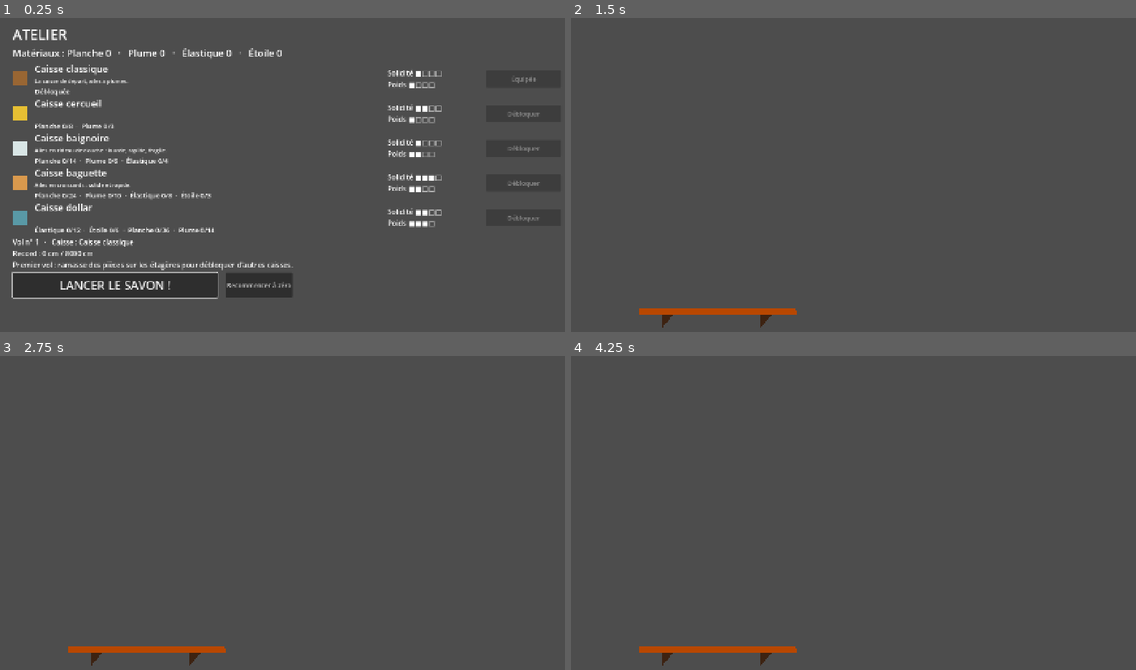
Above: before the commit, frames 1-4 (two rows, left to right).
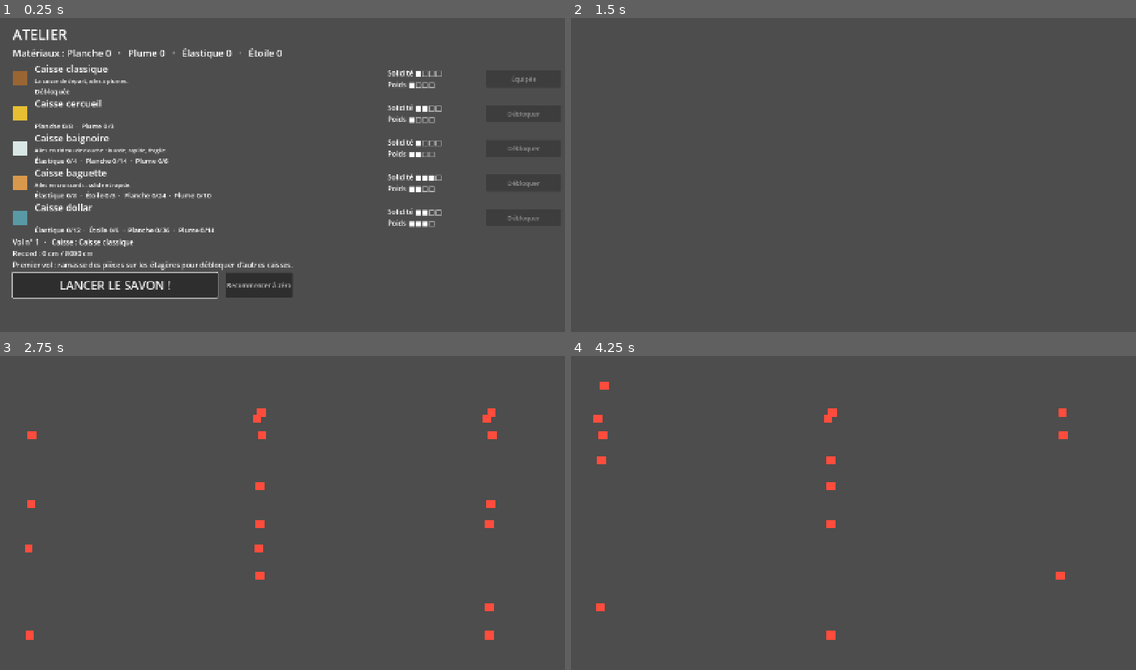
Above: after the commit, the same moments.

Repository: atostivint/LesAilesEtLaCaisse
Game: Godot game, scene res://scenes/atelier.tscn
Two runs of this game, one before a commit and one after it. Both use one fixed random seed, a clock stepped at 60 frames per second and the inputs below.
Inputs (mouse positions are in pixels of both pictures, inside the frame that each line leads up to):
- Up to frame 1 (0.25 s): no input
- Up to frame 2 (1.5 s): click "LANCER LE SAVON !" at 0.5 s; move the mouse to (983, 162) at 1.27 s; hold Space (thrust) from 1.28 s (still down); click (983, 162) at 1.42 s
- Up to frame 3 (2.75 s): move the mouse to (169, 534) at 2.02 s; release Space (thrust) at 2.03 s
- Up to frame 4 (4.25 s): move the mouse to (915, 447) at 2.77 s; hold Space (thrust) from 2.78 s (still down); move the mouse to (830, 582) at 3.52 s; click (830, 582) at 3.67 s

The runs differ from the first frame. In frame 1, 0.5% of the frame differs, in the area x 6-38%, y 44-58%; in frame 2, 0.7%; in frame 3, 1.4%, in the area x 4-88%, y 16-99%; in frame 4, 1.2%.
Error before the commit: Invalid assignment of property or key 'cruise_speed' with value of type 'int' on a base object of type 'null instance'. (res://scenes/level.gd:11)

Commit message:
Spawn traps

Diff:
--- a/data/crates/baguette.tres
+++ b/data/crates/baguette.tres
@@ -1,20 +1,20 @@
-[gd_resource type="Resource" script_class="CrateData" load_steps=3 format=3]
+[gd_resource type="Resource" script_class="CrateData" format=3 uid="uid://dtk8misujmp7y"]
 
-[ext_resource type="Script" path="res://scripts/crate_data.gd" id="1"]
+[ext_resource type="Script" uid="uid://f6gyud804v5v" path="res://scripts/crate_data.gd" id="1"]
 [ext_resource type="Texture2D" uid="uid://bydgpmjme48q1" path="res://artwork/sprites/caisse_pain.svg" id="2_tex"]
 
 [resource]
 script = ExtResource("1")
-texture = ExtResource("2_tex")
 id = "baguette"
 nom = "Caisse baguette"
 desc = "Ailes en croissants : solide et rapide."
 solidite = 3
 poids = 2
 cost = {
+"elastique": 8,
+"etoile": 3,
 "planche": 24,
-"plume": 10,
-"elastique": 8,
-"etoile": 3
+"plume": 10
 }
 color = Color(0.85, 0.6, 0.3, 1)
+texture = ExtResource("2_tex")
--- a/data/crates/baignoire.tres
+++ b/data/crates/baignoire.tres
@@ -1,19 +1,18 @@
-[gd_resource type="Resource" script_class="CrateData" load_steps=3 format=3]
+[gd_resource type="Resource" script_class="CrateData" format=3 uid="uid://duyciki3gkjo8"]
 
-[ext_resource type="Script" path="res://scripts/crate_data.gd" id="1"]
+[ext_resource type="Script" uid="uid://f6gyud804v5v" path="res://scripts/crate_data.gd" id="1"]
 [ext_resource type="Texture2D" uid="uid://2xe6unqnhprn" path="res://artwork/sprites/caisse_baignoire.svg" id="2_tex"]
 
 [resource]
 script = ExtResource("1")
-texture = ExtResource("2_tex")
 id = "baignoire"
 nom = "Caisse baignoire"
 desc = "Ailes en rideau de douche : lourde, rapide, fragile."
-solidite = 1
 poids = 2
 cost = {
+"elastique": 4,
 "planche": 14,
-"plume": 6,
-"elastique": 4
+"plume": 6
 }
 color = Color(0.85, 0.9, 0.9, 1)
+texture = ExtResource("2_tex")
--- a/data/crates/cercueil.tres
+++ b/data/crates/cercueil.tres
@@ -5,7 +5,6 @@
 
 [resource]
 script = ExtResource("1")
-texture = ExtResource("2_tex")
 id = "cercueil"
 nom = "Caisse cercueil"
 solidite = 2
@@ -14,3 +13,4 @@
 "plume": 3
 }
 color = Color(0.9, 0.75, 0.2, 1)
+texture = ExtResource("2_tex")
--- a/data/crates/classique.tres
+++ b/data/crates/classique.tres
@@ -1,15 +1,12 @@
-[gd_resource type="Resource" script_class="CrateData" load_steps=3 format=3]
+[gd_resource type="Resource" script_class="CrateData" format=3 uid="uid://bni600guymhj5"]
 
-[ext_resource type="Script" path="res://scripts/crate_data.gd" id="1"]
+[ext_resource type="Script" uid="uid://f6gyud804v5v" path="res://scripts/crate_data.gd" id="1"]
 [ext_resource type="Texture2D" uid="uid://csi3oliukyfc0" path="res://artwork/sprites/caisse_savon.svg" id="2_tex"]
 
 [resource]
 script = ExtResource("1")
-texture = ExtResource("2_tex")
 id = "classique"
 nom = "Caisse classique"
 desc = "La caisse de départ, ailes à plumes."
-solidite = 1
-poids = 1
-cost = {}
 color = Color(0.6, 0.4, 0.2, 1)
+texture = ExtResource("2_tex")
--- a/data/crates/dollar.tres
+++ b/data/crates/dollar.tres
@@ -5,7 +5,6 @@
 
 [resource]
 script = ExtResource("1")
-texture = ExtResource("2_tex")
 id = "dollar"
 nom = "Caisse dollar"
 solidite = 2
@@ -17,3 +16,4 @@
 "plume": 14
 }
 color = Color(0.35, 0.6, 0.65, 1)
+texture = ExtResource("2_tex")
--- a/scenes/level.gd
+++ b/scenes/level.gd
@@ -1,17 +1,43 @@
 extends Node2D
 
-@export var cruise_speed = 30000
+@export var cruise_speed = 70000
 @export var gravity = 2000
 @export var jet_thrust = 4000
 
 @onready var soap = $Soap
 @onready var cam = $Camera2D
 
+@export var trap_timer_init: float = 0.5
+
+@export_range(0, 12) var min_traps_per_spawn := 3
+@export_range(0, 12) var max_traps_per_spawn := 7
+
+var trap_spawners: Array
+
+var TRAP = preload("res://scenes/trap.tscn")
+
 func _ready() -> void:
 	soap.cruise_speed = cruise_speed
 	soap.gravity = gravity
 	soap.jet_thrust = jet_thrust
 
+	trap_spawners = %TrapsSpawnerGroup.get_children()
+	%TrapTimer.wait_time = trap_timer_init
+
 
 func _physics_process(delta: float) -> void:
 	cam.position.x += soap.velocity.x * delta
+	%TrapsSpawnerGroup.position.x += soap.velocity.x * delta
+
+func spawn_trap():
+	var used_spawners: Array[Node2D] = []
+	var spawn_count := randi_range(min_traps_per_spawn, max_traps_per_spawn)
+	for _i in range(spawn_count):
+		var spawner: Node2D = trap_spawners.pick_random()
+		while spawner in used_spawners:
+			spawner = trap_spawners.pick_random()
+		used_spawners.append(spawner)
+
+		var trap = TRAP.instantiate()
+		trap.global_position = spawner.global_position
+		add_child(trap)
--- a/scenes/level.tscn
+++ b/scenes/level.tscn
@@ -6,12 +6,64 @@
 
 [node name="Level" type="Node2D" unique_id=1548918624]
 script = ExtResource("1_2q6dc")
+gravity = 4000
+jet_thrust = 8000
 
 [node name="Soap" parent="." unique_id=674192252 instance=ExtResource("2_w7c3h")]
-position = Vector2(210, 661)
+position = Vector2(187, 608)
 
 [node name="Shelf" parent="." unique_id=1178975091 instance=ExtResource("3_w8frs")]
-position = Vector2(174, 737)
+position = Vector2(155, 630)
 
 [node name="Camera2D" type="Camera2D" parent="." unique_id=1352944768]
 position = Vector2(731, 409)
+
+[node name="TrapsSpawnerGroup" type="Polygon2D" parent="." unique_id=1986952392]
+unique_name_in_owner = true
+position = Vector2(1429, 32)
+color = Color(1, 0.089999974, 0.089999974, 0)
+polygon = PackedVector2Array(-46, -4, -43, 763, 27, 763, 30, -10)
+
+[node name="TrapSpawner" type="Polygon2D" parent="TrapsSpawnerGroup" unique_id=1346706789]
+position = Vector2(-8, 115)
+color = Color(0, 1, 0.20000005, 0)
+polygon = PackedVector2Array(-24, -23, -30, 29, 17, 26, 24, -17)
+
+[node name="TrapSpawner3" type="Node2D" parent="TrapsSpawnerGroup" unique_id=252292361]
+position = Vector2(2, 333)
+
+[node name="TrapSpawner6" type="Node2D" parent="TrapsSpawnerGroup" unique_id=1815037865]
+position = Vector2(0, 384)
+
+[node name="TrapSpawner7" type="Node2D" parent="TrapsSpawnerGroup" unique_id=1010639814]
+position = Vector2(-4, 445)
+
+[node name="TrapSpawner8" type="Node2D" parent="TrapsSpawnerGroup" unique_id=1543212575]
+position = Vector2(-2, 594)
+
+[node name="TrapSpawner9" type="Node2D" parent="TrapsSpawnerGroup" unique_id=1254787786]
+position = Vector2(0, 287)
+
+[node name="TrapSpawner10" type="Node2D" parent="TrapsSpawnerGroup" unique_id=66283042]
+position = Vector2(1, 222)
+
+[node name="TrapSpawner11" type="Node2D" parent="TrapsSpawnerGroup" unique_id=309613102]
+position = Vector2(5, 159)
+
+[node name="TrapSpawner12" type="Node2D" parent="TrapsSpawnerGroup" unique_id=167362076]
+position = Vector2(4, 101)
+
+[node name="TrapSpawner13" type="Node2D" parent="TrapsSpawnerGroup" unique_id=474345893]
+position = Vector2(8, 33)
+
+[node name="TrapSpawner4" type="Node2D" parent="TrapsSpawnerGroup" unique_id=1439355161]
+position = Vector2(-1, 515)
+
+[node name="TrapSpawner5" type="Node2D" parent="TrapsSpawnerGroup" unique_id=27981436]
+position = Vector2(-1, 665)
+
+[node name="TrapTimer" type="Timer" parent="." unique_id=1938932720]
+unique_name_in_owner = true
+autostart = true
+
+[connection signal="timeout" from="TrapTimer" to="." method="spawn_trap"]
--- a/scenes/shelf.tscn
+++ b/scenes/shelf.tscn
@@ -5,21 +5,32 @@
 [node name="Shelf" type="StaticBody2D" unique_id=1763206019]
 script = ExtResource("1_shelf")
 
-[node name="CollisionPolygon2D" type="CollisionPolygon2D" parent="." unique_id=1756378512]
-polygon = PackedVector2Array(1, 14, 401, 14, 400, 0, 1, -1)
-
 [node name="BracketLeft" type="Polygon2D" parent="." unique_id=1016831617]
 show_behind_parent = true
-position = Vector2(60, 14)
+position = Vector2(72.00001, 10)
+rotation = 0.1280835
 color = Color(0.243, 0.141, 0.071, 1)
 polygon = PackedVector2Array(0, 0, 30, 0, 0, 36)
 
 [node name="BracketRight" type="Polygon2D" parent="." unique_id=899446301]
 show_behind_parent = true
-position = Vector2(310, 14)
+position = Vector2(273, 73.00001)
+rotation = 0.3538683
 color = Color(0.243, 0.141, 0.071, 1)
 polygon = PackedVector2Array(0, 0, 30, 0, 0, 36)
 
 [node name="Polygon2D" type="Polygon2D" parent="." unique_id=2139453341]
+position = Vector2(0.78499997, 0)
+scale = Vector2(0.215, 1)
 color = Color(0.7224448, 0.28029668, 0, 1)
 polygon = PackedVector2Array(1, -1, 1, 14, 401, 14, 399, 0)
+
+[node name="Polygon2D2" type="Polygon2D" parent="." unique_id=1090461351]
+position = Vector2(84, 0)
+rotation = 0.5770447
+scale = Vector2(0.215, 1)
+color = Color(0.7224448, 0.28029668, 0, 1)
+polygon = PackedVector2Array(1, -1, 1, 14, 1059.0195, -47.985657, 1050.9653, -67.14294)
+
+[node name="CollisionPolygon2D" type="CollisionPolygon2D" parent="." unique_id=113067279]
+polygon = PackedVector2Array(1, 1, 1, 13, 80, 13, 301, 84, 310, 67, 84, -1)
--- a/scenes/soap.tscn
+++ b/scenes/soap.tscn
@@ -4,20 +4,6 @@
 
 [sub_resource type="RectangleShape2D" id="RectangleShape2D_soap"]
 size = Vector2(56, 38)
-[ext_resource type="Texture2D" uid="uid://dtaqxwt3eml0l" path="res://artwork/sprites/aile_gauche.svg" id="t_aile_gauche"]
-[ext_resource type="Texture2D" uid="uid://b27rq47akl4pl" path="res://artwork/sprites/aile_droite.svg" id="t_aile_droite"]
-[ext_resource type="Texture2D" uid="uid://codbfaocqrx5e" path="res://artwork/sprites/savon_bleu_fond.svg" id="t_fond"]
-[ext_resource type="Texture2D" uid="uid://bys3of372vlaj" path="res://artwork/sprites/savon_bleu_contour.svg" id="t_contour"]
-[ext_resource type="Texture2D" uid="uid://dxopa0kyyetjg" path="res://artwork/sprites/savon_bleu_reflet.svg" id="t_reflet"]
-[ext_resource type="Texture2D" uid="uid://b48vn28w7brq0" path="res://artwork/sprites/savon_bleu_sangles.svg" id="t_sangles"]
-[ext_resource type="Texture2D" uid="uid://cxuba43e4c00v" path="res://artwork/sprites/savon_bleu_yeux_blancs.svg" id="t_yeux"]
-[ext_resource type="Texture2D" uid="uid://lupppk2b8v83" path="res://artwork/sprites/savon_bleu_pupille_gauche.svg" id="t_pg"]
-[ext_resource type="Texture2D" uid="uid://dy3thawbe65cp" path="res://artwork/sprites/savon_bleu_pupille_droite.svg" id="t_pd"]
-[ext_resource type="Texture2D" uid="uid://bmacnqyvlkylp" path="res://artwork/sprites/savon_bleu_bouche_grimace.svg" id="t_grimace"]
-[ext_resource type="Texture2D" uid="uid://cndr5p0jcu7uf" path="res://artwork/sprites/savon_bleu_bouche_sourire.svg" id="t_sourire"]
-[ext_resource type="Texture2D" uid="uid://c0c43ouj35xis" path="res://artwork/sprites/savon_bleu_bouche_moue.svg" id="t_moue"]
-[ext_resource type="Texture2D" uid="uid://bx5n4ni7fnnxw" path="res://artwork/sprites/savon_bleu_bouche_inquiete.svg" id="t_inquiete"]
-[ext_resource type="Texture2D" uid="uid://ts2qb5sliieh" path="res://artwork/sprites/savon_bleu_bouche_surprise.svg" id="t_surprise"]
 
 [sub_resource type="Animation" id="Animation_blink"]
 resource_name = "blink"
@@ -42,110 +28,31 @@
 }
 
 [node name="Soap" type="CharacterBody2D" unique_id=674192252]
+modulate = Color(1, 1, 1, 0.35)
 script = ExtResource("1_3de1x")
 
 [node name="CollisionShape2D" type="CollisionShape2D" parent="." unique_id=795917749]
 shape = SubResource("RectangleShape2D_soap")
-[sub_resource type="Animation" id="Animation_flap"]
-resource_name = "flap"
-length = 0.5
-loop_mode = 1
-tracks/0/type = "value"
-tracks/0/imported = false
-tracks/0/enabled = true
-tracks/0/path = NodePath("Visuals/AileGauche:rotation")
-tracks/0/interp = 2
-tracks/0/loop_wrap = true
-tracks/0/keys = {
-"times": PackedFloat32Array(0, 0.25, 0.5),
-"transitions": PackedFloat32Array(1, 1, 1),
-"update": 0,
-"values": [0.45, -0.35, 0.45]
-}
-tracks/1/type = "value"
-tracks/1/imported = false
-tracks/1/enabled = true
-tracks/1/path = NodePath("Visuals/AileDroite:rotation")
-tracks/1/interp = 2
-tracks/1/loop_wrap = true
-tracks/1/keys = {
-"times": PackedFloat32Array(0, 0.25, 0.5),
-"transitions": PackedFloat32Array(1, 1, 1),
-"update": 0,
-"values": [-0.45, 0.35, -0.45]
-}
 
-[sub_resource type="AnimationLibrary" id="AnimationLibrary_wings"]
-_data = {
-&"flap": SubResource("Animation_flap")
-}
+[node name="Crate" type="Polygon2D" parent="." unique_id=1679724855]
+color = Color(0.6, 0.4, 0.2, 1)
+polygon = PackedVector2Array(-46, -30, -10, -30, -10, -6, -46, -6)
 
-[node name="Soap" type="Node2D" unique_id=674192252]
-modulate = Color(1, 1, 1, 1)
-script = ExtResource("1_script")
-mouths = Array[Texture2D]([ExtResource("t_grimace"), ExtResource("t_sourire"), ExtResource("t_moue"), ExtResource("t_inquiete"), ExtResource("t_surprise")])
+[node name="Wing" type="Polygon2D" parent="." unique_id=295543357]
+color = Color(0.97, 0.97, 0.9, 1)
+polygon = PackedVector2Array(-30, -22, -62, -48, -44, -22)
 
-[node name="Visuals" type="Node2D" parent="."]
-scale = Vector2(0.29, 0.29)
+[node name="Body" type="Polygon2D" parent="." unique_id=72615770]
+color = Color(1, 0.95, 0.8, 1)
+polygon = PackedVector2Array(-28, -19, 28, -19, 28, 19, -28, 19)
 
-[node name="AileGauche" type="Node2D" parent="Visuals"]
-position = Vector2(-57.4, -38.2)
+[node name="Nose" type="Polygon2D" parent="." unique_id=1407764311]
+color = Color(0.15, 0.1, 0.05, 1)
+polygon = PackedVector2Array(18, -8, 27, -8, 27, 0, 18, 0)
 
-[node name="Sprite" type="Sprite2D" parent="Visuals/AileGauche"]
-position = Vector2(-50.2, -38.7)
-texture = ExtResource("t_aile_gauche")
-
-[node name="AileDroite" type="Node2D" parent="Visuals"]
-position = Vector2(59.3, -21.7)
-
-[node name="Sprite" type="Sprite2D" parent="Visuals/AileDroite"]
-position = Vector2(50.2, -38.7)
-texture = ExtResource("t_aile_droite")
-
-[node name="Caisse" type="Sprite2D" parent="Visuals"]
-position = Vector2(0, -107.93)
-
-[node name="Fond" type="Sprite2D" parent="Visuals"]
-texture = ExtResource("t_fond")
-
-[node name="Contour" type="Sprite2D" parent="Visuals"]
-texture = ExtResource("t_contour")
-
-[node name="Reflet" type="Sprite2D" parent="Visuals"]
-texture = ExtResource("t_reflet")
-
-[node name="Sangles" type="Sprite2D" parent="Visuals"]
-texture = ExtResource("t_sangles")
-
-[node name="YeuxBlancs" type="Sprite2D" parent="Visuals"]
-texture = ExtResource("t_yeux")
-
-[node name="PupilleGauche" type="Sprite2D" parent="Visuals"]
-texture = ExtResource("t_pg")
-
-[node name="PupilleDroite" type="Sprite2D" parent="Visuals"]
-texture = ExtResource("t_pd")
-
-[node name="Bouche" type="Sprite2D" parent="Visuals"]
+[node name="Flame" type="Polygon2D" parent="." unique_id=1535915072]
+color = Color(1, 0.6, 0.1, 1)
+polygon = PackedVector2Array(-46, -8, -46, 8, -90, 0)
 
 [node name="AnimationPlayer" type="AnimationPlayer" parent="." unique_id=851107047]
 libraries/ = SubResource("AnimationLibrary_soap")
-
-[node name="WingsPlayer" type="AnimationPlayer" parent="."]
-libraries/ = SubResource("AnimationLibrary_wings")
-autoplay = "flap"
-
-[node name="GazeTimer" type="Timer" parent="."]
-one_shot = true
-
-[node name="MouthTimer" type="Timer" parent="."]
-wait_time = 1.4
-autostart = true
-
-[node name="CharacterBody2D" type="CharacterBody2D" parent="." unique_id=1732252205]
-
-[node name="CollisionPolygon2D" type="CollisionPolygon2D" parent="CharacterBody2D" unique_id=795917749]
-polygon = PackedVector2Array(-27, -19, -28, 20, 27, 19, 27, -19)
-
-[connection signal="timeout" from="GazeTimer" to="." method="_on_gaze_timer_timeout"]
-[connection signal="timeout" from="MouthTimer" to="." method="_on_mouth_timer_timeout"]
--- /dev/null
+++ b/scenes/trap.tscn
@@ -0,0 +1,10 @@
+[gd_scene format=3 uid="uid://c31hq4ekyct03"]
+
+[node name="Trap" type="Area2D" unique_id=696545699]
+
+[node name="CollisionPolygon2D" type="CollisionPolygon2D" parent="." unique_id=107363416]
+polygon = PackedVector2Array(1, -1, 1, 21, 23, 21, 23, 0)
+
+[node name="Polygon2D" type="Polygon2D" parent="." unique_id=433784082]
+color = Color(1, 0.30005085, 0.23680493, 1)
+polygon = PackedVector2Array(1, 0, 1, 21, 23, 21, 23, 0)
--- a/scripts/vol.gd
+++ b/scripts/vol.gd
@@ -65,7 +65,7 @@
 	cam.make_current()
 	_fit_world_to_tuning()
 	_place_distance_markers()
-	_update_visuals()
+#	_update_visuals()
 	cam.reset_smoothing() # la caméra démarre sur le savon, sans glisser depuis l'origine
 
 
@@ -149,19 +149,11 @@
 
 
 func _process(_delta: float) -> void:
-	_update_visuals()
+#	_update_visuals()
 
 
-func _update_visuals() -> void:
-	# Savon : position et rotation (y de l'écran va vers le bas, donc rotation inversée).
-	# En vol, le centre du savon = le point de collision ; sur la piste, il est un peu au-dessus.
-	# Sur la piste le savon suit la pente ; en vol son nez suit la montée / la descente, adouci.
-<< << << < HEAD
 
-== == == =
-	soap.rotation = - tuning.ramp_slope(sim.s) if on_ramp else -atan2(sim.vy, maxf(sim.vx, 1.0)) * 0.6
-	soap.thrusting = sim.thrusting and state == State.RUN # jet maintenu : les ailes battent plus vite
->> >> >> > 52149d17186c523ae565b090110ec31986cef536
+
 
 	# Caméra : suit le savon en x ; en y le couloir (eau -> plafond) reste entier à l'écran.
 	# Le lissage est celui de la Camera2D (réglé dans vol.tscn).
